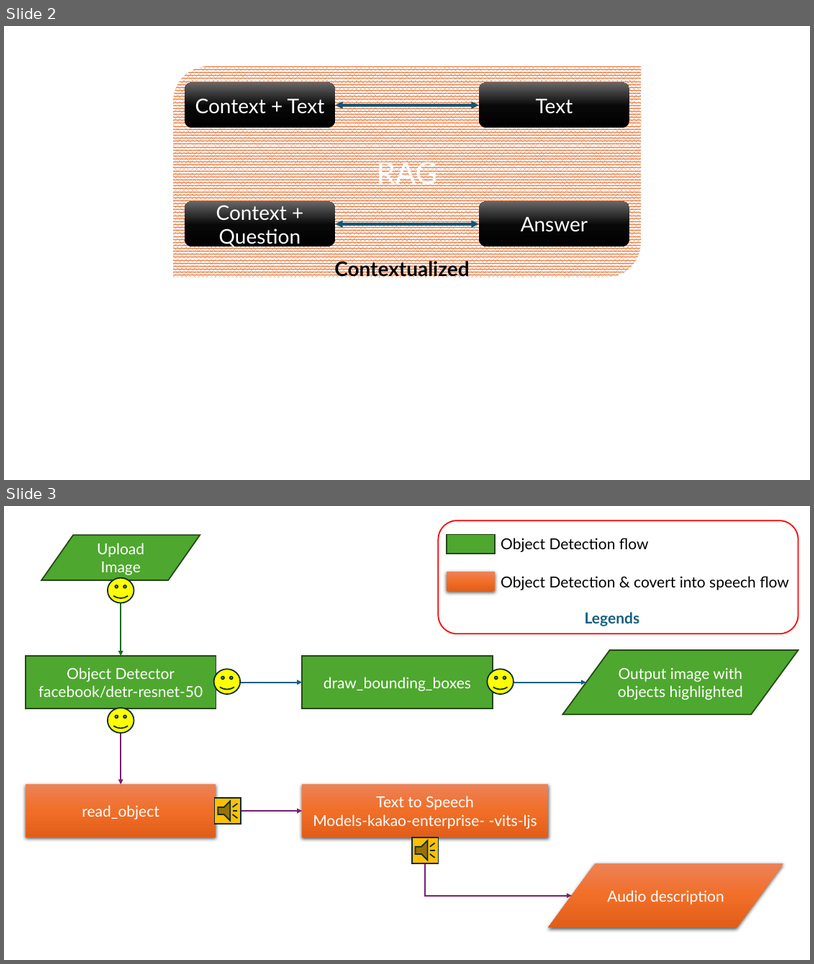
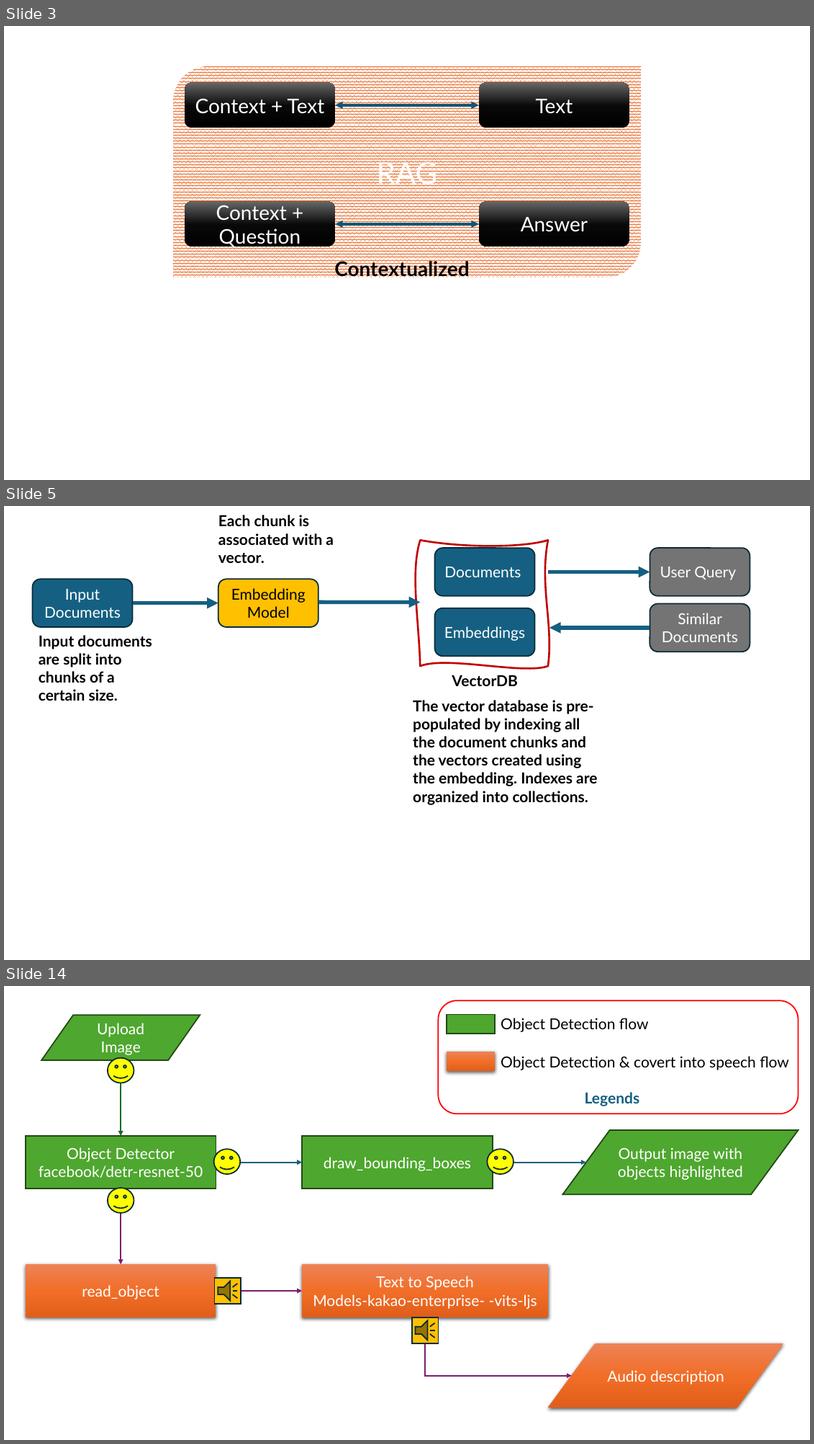
Before and after one commit to mayankchugh-learning/PythonRefresh, a slide deck: Python for Generative AI/Week 15/Python-LLMOps-using-Python-LVC/Docuement-QnA.pptx. Shown one above the other, each under a label of ours: slides 2 and 3 before the commit, slides 3, 5 and 14 after it; the slides between them are not shown. The pictures are 814x964 and 814x1444 pixels, drawn with LibreOffice and Linux fonts; fonts in the diff are those of the drawing. Boxes give left, top, right and bottom in pixels: in the first picture for what was removed or moved away, otherwise in the second. Text is boxed around its words. In the diff, an @@ line names an element or a change of style, - is before the commit and + after.

```diff
--- a/Python for Generative AI/Week 15/Python-LLMOps-using-Python-LVC/Docuement-QnA.pptx
+++ b/Python for Generative AI/Week 15/Python-LLMOps-using-Python-LVC/Docuement-QnA.pptx
@@ slide 5 added at <box>4,506,810,960</box>, background #FFFFFF @@
@@ text added at <box>219,515,334,563</box>, 18 pt, text #000000, bold @@
+Each chunk is associated with a vector.
@@ freeform shape added at <box>421,540,548,666</box>, outline #C00000 2.25 pt @@
@@ rounded rectangle added at <box>435,548,536,595</box>, fill #156082, outline #092A39 1.5 pt, 18 pt, text #FFFFFF @@
+Documents
@@ rounded rectangle added at <box>650,548,751,595</box>, fill #747474, outline #092A39 1.5 pt, 18 pt, text #FFFFFF @@
+User Query
@@ rounded rectangle added at <box>32,579,133,627</box>, fill #156082, outline #092A39 1.5 pt, 18 pt, text #FFFFFF @@
+Input Documents
@@ rounded rectangle added at <box>219,579,319,627</box>, fill #FFC000, outline #092A39 1.5 pt, 18 pt, text #000000 @@
+Embedding Model
@@ arrow added from (548, 572) to (650, 572), #156082 4.5 pt @@
@@ arrow added from (133, 602) to (219, 602), #156082 4.5 pt @@
@@ arrow added from (319, 602) to (421, 602), #156082 4.5 pt @@
@@ rounded rectangle added at <box>435,608,536,656</box>, fill #156082, outline #092A39 1.5 pt, 18 pt, text #FFFFFF @@
+Embeddings
@@ rounded rectangle added at <box>650,603,751,651</box>, fill #747474, outline #092A39 1.5 pt, 18 pt, text #FFFFFF @@
+Similar Documents
@@ text added at <box>39,635,152,700</box>, 18 pt, text #000000, bold @@
+Input documents are split into chunks of a certain size.
@@ arrow added from (650, 628) to (550, 628), #156082 4.5 pt @@
@@ text added at <box>452,674,517,686</box>, 18 pt, text #000000, bold @@
+VectorDB
@@ text added at <box>413,700,597,805</box>, 18 pt, text #000000, bold @@
+The vector database is pre-populated by indexing all the document chunks and the vectors created using the embedding. Indexes are organized into collections.
@@ what was slide 2 is now slide 3 @@
@@ what was slide 3 is now slide 14 @@
```
Also in this commit, not shown: 12 other slides added, 16 other files.
